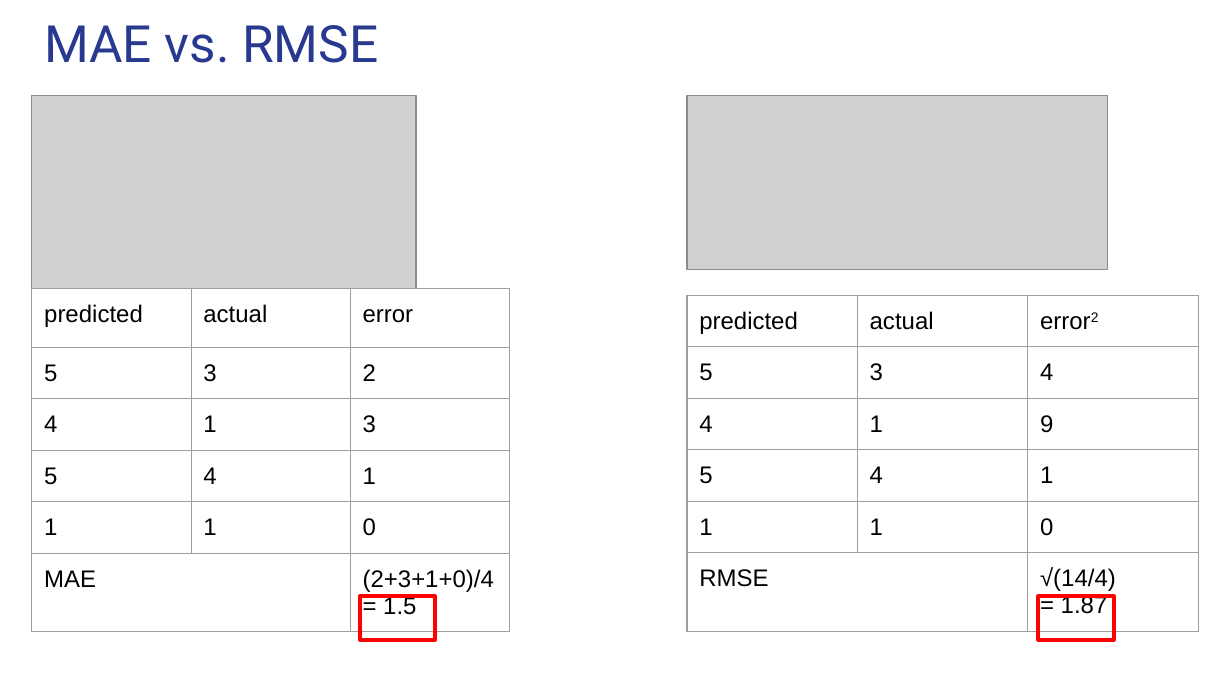
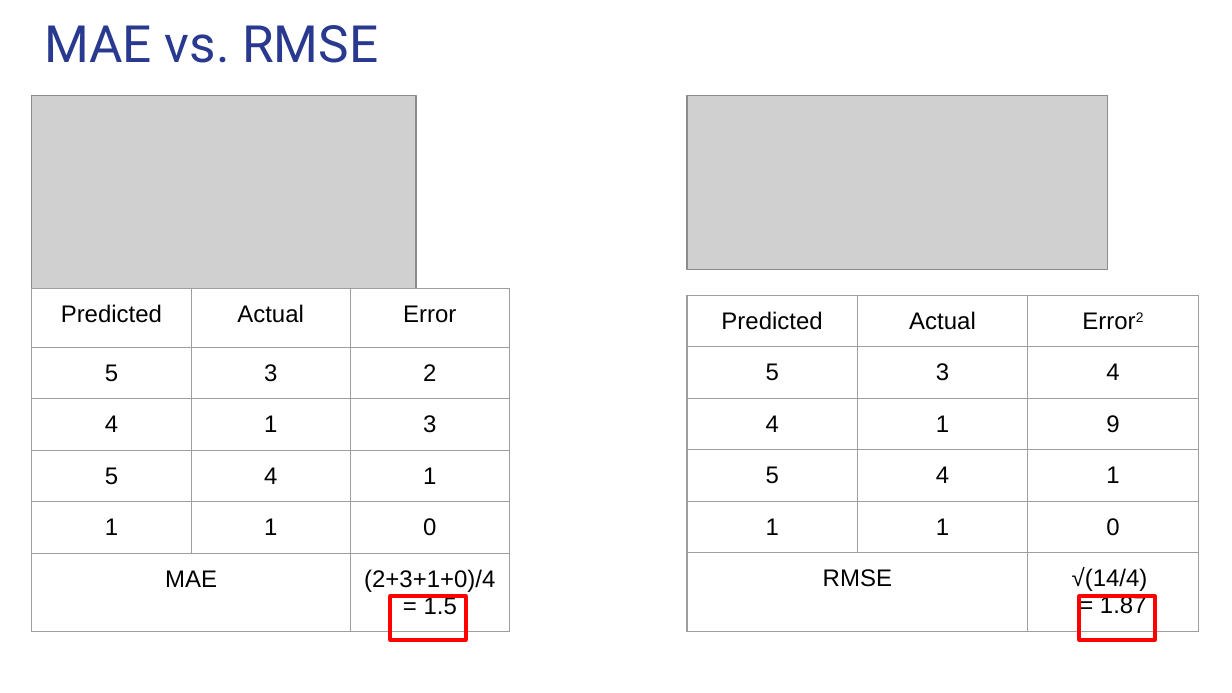
Before and after one commit to salma71/MSDS_SU2020, a slide deck: slide 5 of Recommender_system612/week_3/presentation/Evaluating_recommender_system.pptx. Drawn at 1232x693 pixels with LibreOffice and Linux fonts; fonts in the diff are those of the drawing; grey boxes stand for pictures. Boxes give left, top, right and bottom in pixels: in the first picture for what was removed or moved away, otherwise in the second. Text is boxed around its words. In the diff, an @@ line names an element or a change of style, - is before the commit and + after.

```diff
--- a/Recommender_system612/week_3/presentation/Evaluating_recommender_system.pptx
+++ b/Recommender_system612/week_3/presentation/Evaluating_recommender_system.pptx
@@ table at [32,288,509,692] @@
-row 1: predicted | actual | error
+row 1: Predicted | Actual | Error
@@ alignment left to centre @@
@@ table at [687,296,1198,693] @@
-row 1: predicted | actual | error2
+row 1: Predicted | Actual | Error2
@@ alignment left to centre @@
@@ rectangle: place and size @@
-rectangle at [360,596,435,639]
+rectangle at [391,596,466,639]
@@ rectangle: place and size @@
-rectangle at [1039,596,1114,639]
+rectangle at [1079,596,1154,639]
```
Also in this commit, not shown: 3 other slides changed, 2 slides added, 1 slide removed, 3 other files.
